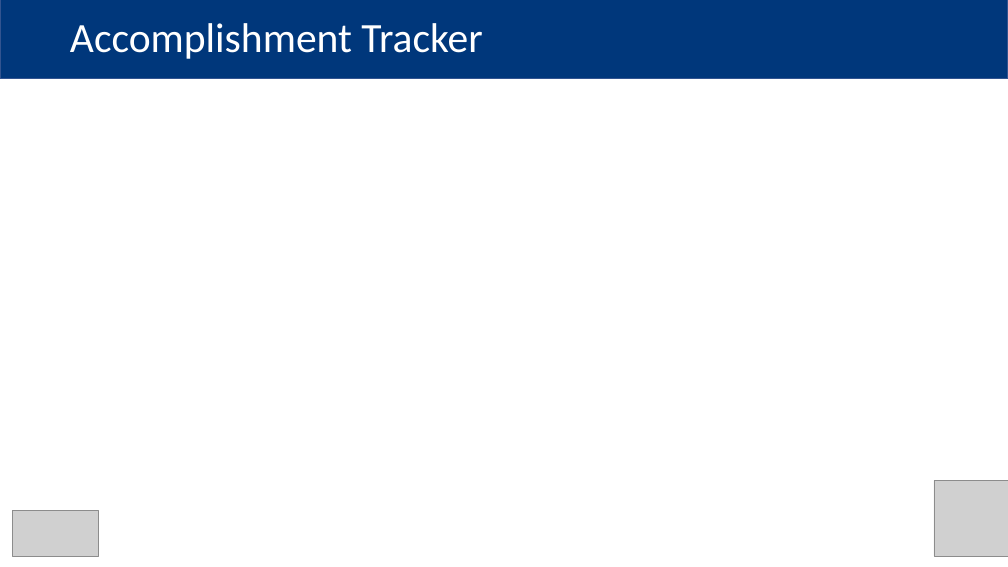
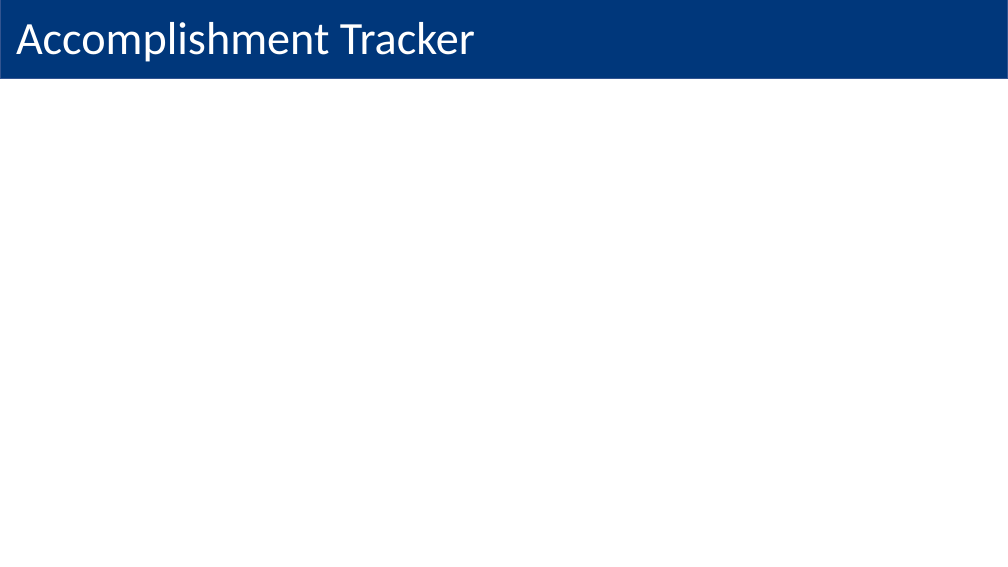
Before and after one commit to MindPetalSoftwareSolutions/VerticalApps_PMO-Bot, a slide deck: slide 2 of Data/Input/Robotic Process Automation PMO.pptx. Drawn at 1008x567 pixels with LibreOffice and Linux fonts; fonts in the diff are those of the drawing; grey boxes stand for pictures; background and template pictures are left out. Boxes give left, top, right and bottom in pixels: in the first picture for what was removed or moved away, otherwise in the second. Text is boxed around its words. In the diff, an @@ line names an element or a change of style, - is before the commit and + after.

```diff
--- a/Data/Input/Robotic Process Automation PMO.pptx
+++ b/Data/Input/Robotic Process Automation PMO.pptx
@@ rectangle removed at (0,0,1008,79) @@
@@ rectangle added at (0,0,1008,79), fill #00377B, outline #325491 1 pt @@
@@ title "Accomplishment Tracker": place and size @@
-title "Accomplishment Tracker" at (70,23,482,59)
+title "Accomplishment Tracker" at (16,22,475,62)
@@ title "Accomplishment Tracker" at (16,22,475,62): size 39.6 to 44 pt @@
@@ picture removed at (934,480,1008,556) @@
@@ picture removed at (12,511,98,557) @@
```
Also in this commit, not shown: 2 other slides changed, 31 other files.
